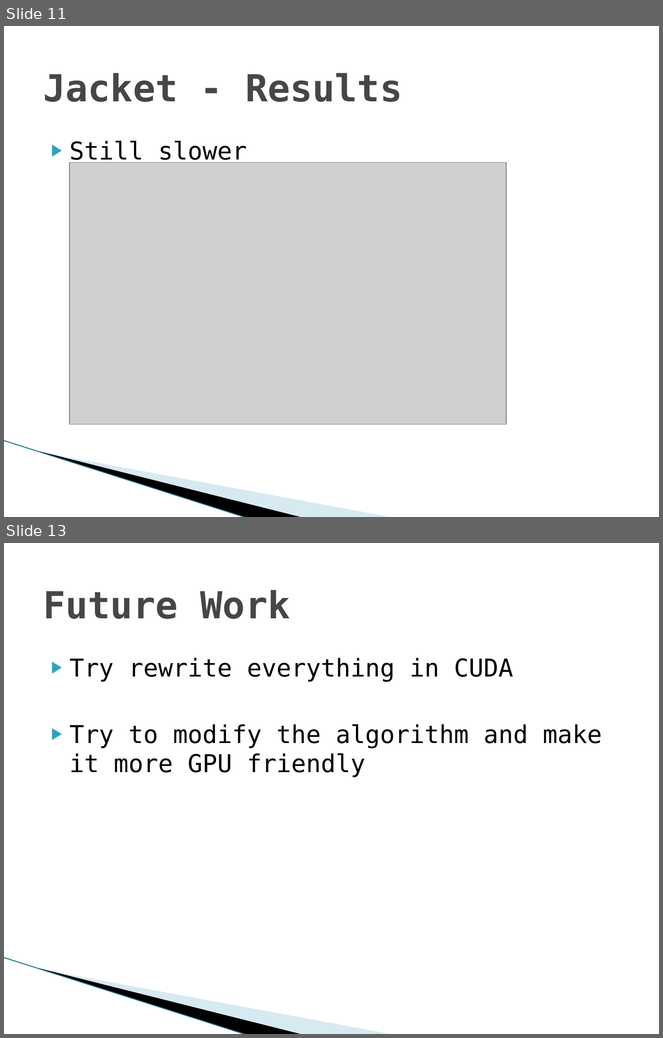
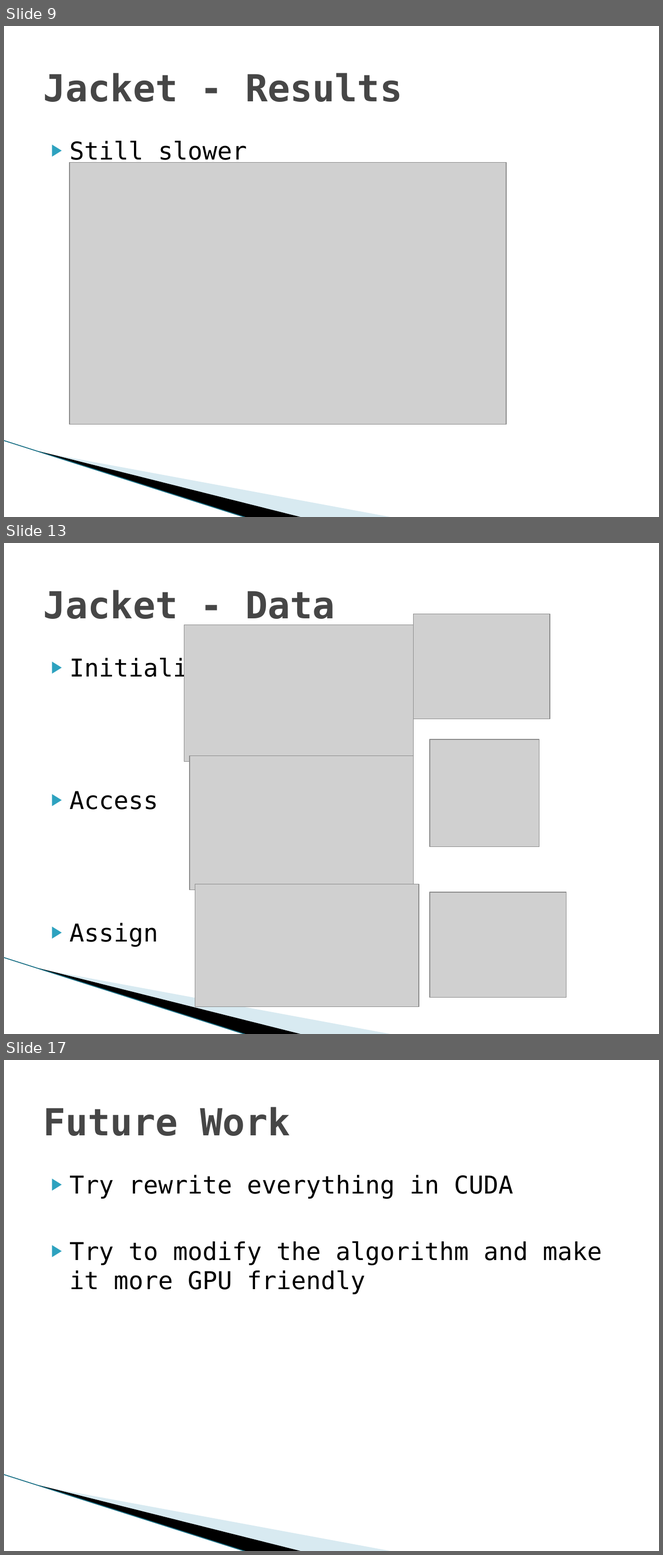
Before and after one commit to Keripo/DancingMonkeysAccelerated, a slide deck: final/presentation.pptx. Shown one above the other, each under a label of ours: slides 11 and 13 before the commit, slides 9, 13 and 17 after it; the slides between them are not shown. The pictures are 663x1038 and 663x1555 pixels, drawn with LibreOffice and Linux fonts; fonts in the diff are those of the drawing; grey boxes stand for pictures; background and template pictures are left out. Boxes give left, top, right and bottom in pixels: in the first picture for what was removed or moved away, otherwise in the second. Text is boxed around its words. In the diff, an @@ line names an element or a change of style, - is before the commit and + after.

```diff
--- a/final/presentation.pptx
+++ b/final/presentation.pptx
@@ slide 13 added at [4, 543, 659, 1034], background #FFFFFF; not listed: 3 template elements that a slide beside it also shows @@
@@ title added at [43, 590, 335, 626], 41 pt, text #464646, bold @@
+Jacket - Data
@@ picture added at [414, 614, 550, 719] @@
@@ picture added at [184, 625, 414, 762] @@
@@ text added at [70, 657, 218, 947], 27 pt, text #000000 @@
+▶ Initialize
+▶ Access
+▶ Assign
@@ picture added at [430, 740, 539, 847] @@
@@ picture added at [190, 756, 414, 890] @@
@@ picture added at [195, 884, 419, 1007] @@
@@ picture added at [430, 892, 566, 997] @@
@@ what was slide 11 is now slide 9 @@
@@ what was slide 13 is now slide 17 @@
```
Also in this commit, not shown: 1 slide changed, 6 other slides added, 3 slides removed.
